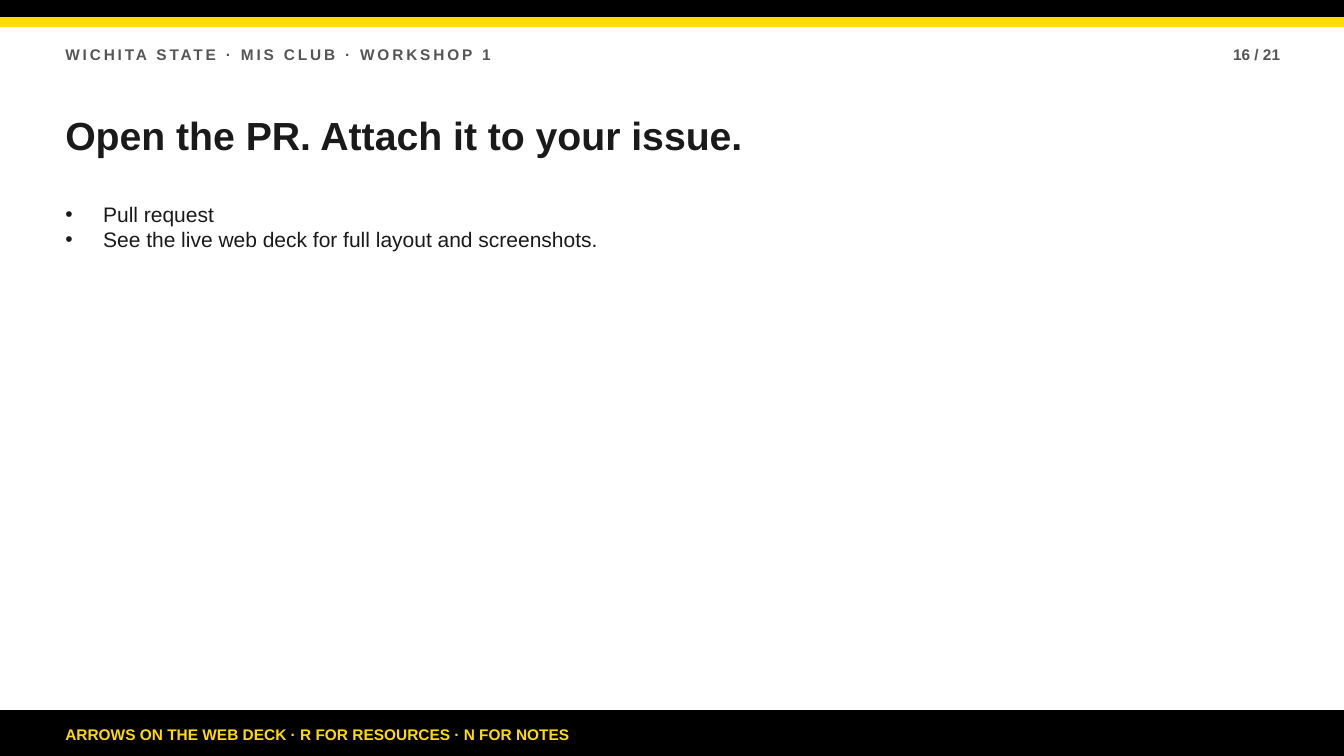
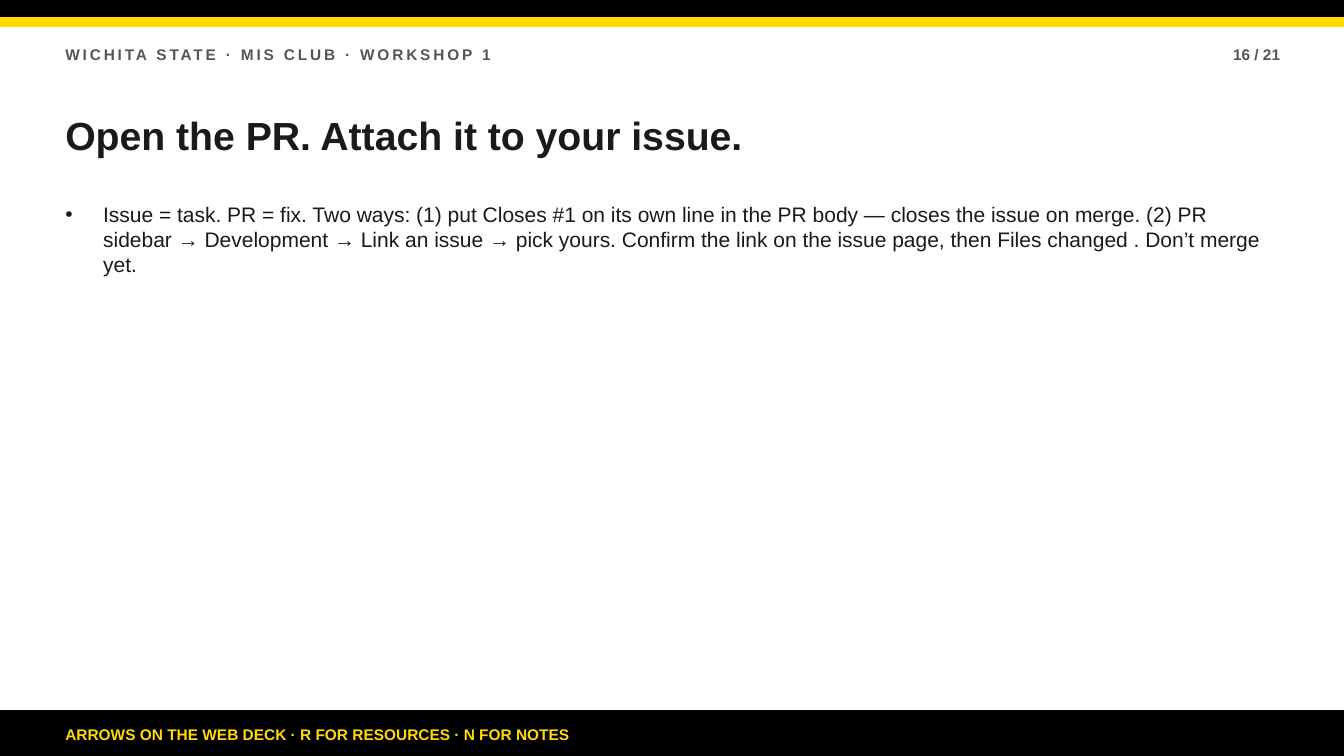
Before and after one commit to bsbcyber/workshop-site, a slide deck: slide 16 of downloads/workshop-1-presentation.pptx. Drawn at 1344x756 pixels with LibreOffice and Linux fonts; fonts in the diff are those of the drawing. Boxes give left, top, right and bottom in pixels: in the first picture for what was removed or moved away, otherwise in the second. Text is boxed around its words. In the diff, an @@ line names an element or a change of style, - is before the commit and + after.

```diff
--- a/downloads/workshop-1-presentation.pptx
+++ b/downloads/workshop-1-presentation.pptx
@@ text at (103,206,1259,252): text changed @@
-• Pull request
-• See the live web deck for full layout and screenshots.
+• Issue = task. PR = fix. Two ways: (1) put Closes #1 on its own line in the PR body — closes the issue on merge. (2) PR sidebar → Development → Link an issue → pick yours. Confirm the link on the issue page, then Files changed . Don’t merge yet.
```
Also in this commit, not shown: 18 other slides changed, 4 other files.
